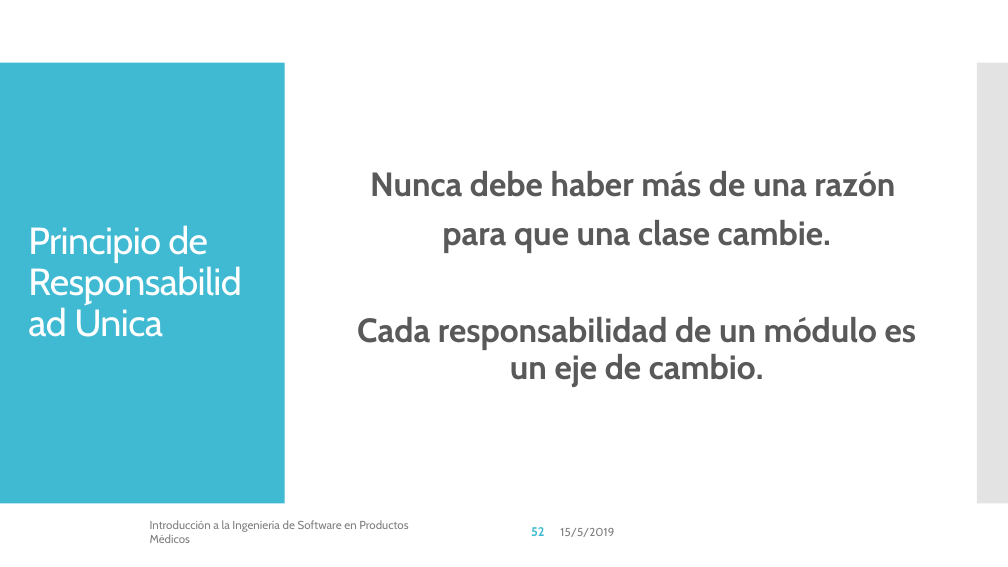
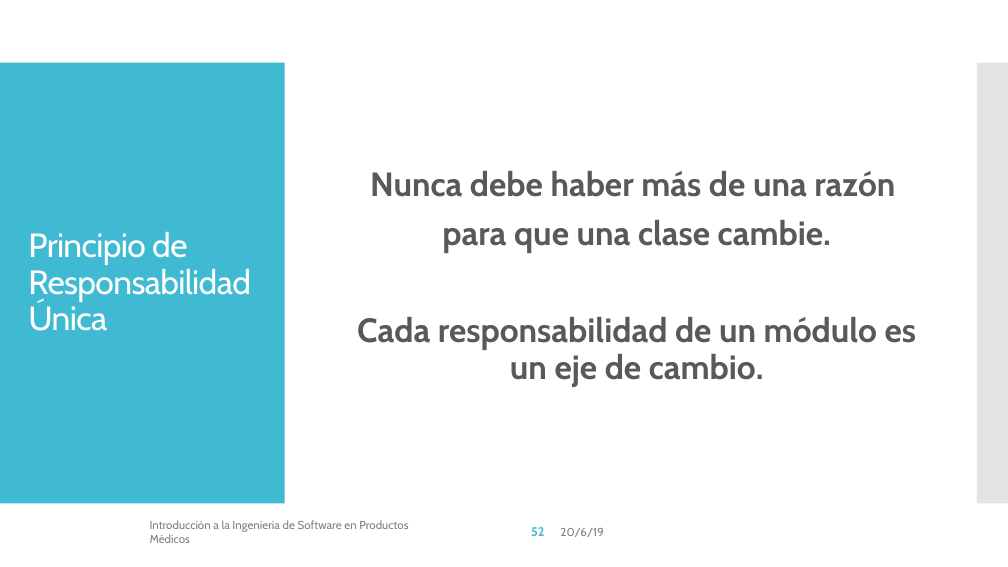
Before and after one commit to vvalotto/IS-en-Sistemas-Embebidos, a slide deck: slide 52 of 04 - IS - Mantenimiento .pptx. Drawn at 1008x567 pixels with LibreOffice and Linux fonts; fonts in the diff are those of the drawing. Boxes give left, top, right and bottom in pixels: in the first picture for what was removed or moved away, otherwise in the second. Text is boxed around its words. In the diff, an @@ line names an element or a change of style, - is before the commit and + after.

```diff
--- a/04 - IS - Mantenimiento .pptx
+++ b/04 - IS - Mantenimiento .pptx
@@ title "Principio de Responsabilidad Única" at [28,232,250,331]: size 36 to 32 pt @@
@@ text at [560,528,603,537]: text changed @@
-15/5/2019
+20/6/19
```
Also in this commit, not shown: 92 other slides changed, 1 slide added, 3 other files.
